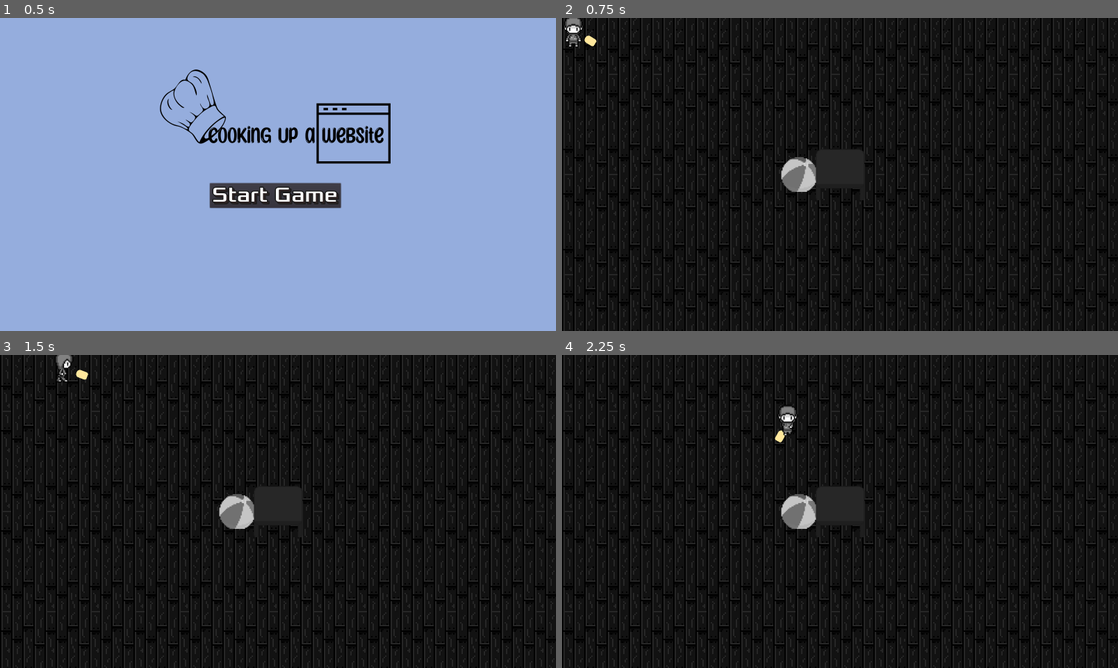
Above: before the commit, frames 1-4 (two rows, left to right).
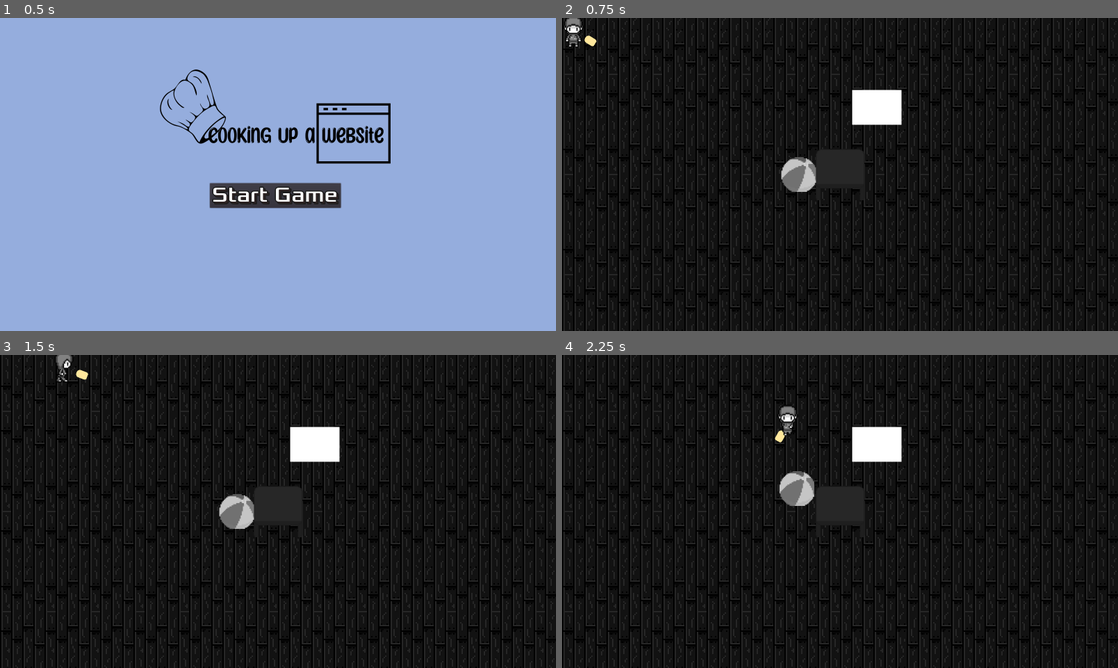
Above: after the commit, the same moments.

Repository: hhues/cook-up-a-website
Game: Godot game, scene res://HUD/TitleScreen.tscn
Two runs of this game, one before a commit and one after it. Both use one fixed random seed, a clock stepped at 60 frames per second and the inputs below.
Inputs (mouse positions are in pixels of both pictures, inside the frame that each line leads up to):
- Up to frame 1 (0.5 s): no input
- Up to frame 2 (0.75 s): click "Start Game" at 0.5 s
- Up to frame 3 (1.5 s): tap Enter at 1.25 s; move the mouse to (400, 495) at 1.27 s; press the mouse at (400, 495) at 1.28 s; hold D (player_right) from 1.28 s (still down)
- Up to frame 4 (2.25 s): move the mouse to (728, 527) at 2.02 s; release D (player_right) at 2.03 s; release the mouse at (728, 527) at 2.03 s; hold S (player_down) from 2.03 s (still down); right-click (728, 527) at 2.1 s

Frame 1 is identical in both runs. In frame 2, 1.0% of the frame differs, in the area x 52-62%, y 22-35%; in frame 3, 1.0%; in frame 4, 2.0%, in the area x 39-62%, y 22-56%.

Commit message:
Main scene testing block changes

Diff:
--- a/Main.tscn
+++ b/Main.tscn
@@ -18,6 +18,8 @@
 [ext_resource path="res://assets/playbeat.mp3" type="AudioStream" id=16]
 [ext_resource path="res://Station/Station.tscn" type="PackedScene" id=17]
 [ext_resource path="res://Component/Component.tscn" type="PackedScene" id=18]
+[ext_resource path="res://assets/blank_rect.png" type="Texture" id=19]
+[ext_resource path="res://Component/ComponentPhysicsMaterial.tres" type="PhysicsMaterial" id=20]
 
 [sub_resource type="SpriteFrames" id=1]
 animations = [ {
@@ -62,6 +64,9 @@
 "speed": 5.0
 } ]
 
+[sub_resource type="RectangleShape2D" id=2]
+extents = Vector2( 71, 50 )
+
 [node name="Root" type="Node"]
 
 [node name="Player" parent="." instance=ExtResource( 2 )]
@@ -92,4 +97,24 @@
 
 [node name="Station" parent="." instance=ExtResource( 17 )]
 
-[node name="Component" parent="." instance=ExtResource( 18 )]
+[node name="Component" parent="." groups=["components"] instance=ExtResource( 18 )]
+collision_mask = 7
+
+[node name="TestBlock" type="RigidBody2D" parent="." groups=["components"]]
+position = Vector2( 906, 257 )
+collision_mask = 7
+mass = 4.08163
+physics_material_override = ExtResource( 20 )
+linear_damp = 5.0
+angular_damp = 5.0
+__meta__ = {
+"_edit_group_": true
+}
+
+[node name="CollisionShape2D" type="CollisionShape2D" parent="TestBlock"]
+shape = SubResource( 2 )
+
+[node name="Sprite" type="Sprite" parent="TestBlock"]
+position = Vector2( -2.67029e-05, 1.23978e-05 )
+scale = Vector2( 2, 2 )
+texture = ExtResource( 19 )
Not shown: 1 places in Main.tscn that only renumber resources
